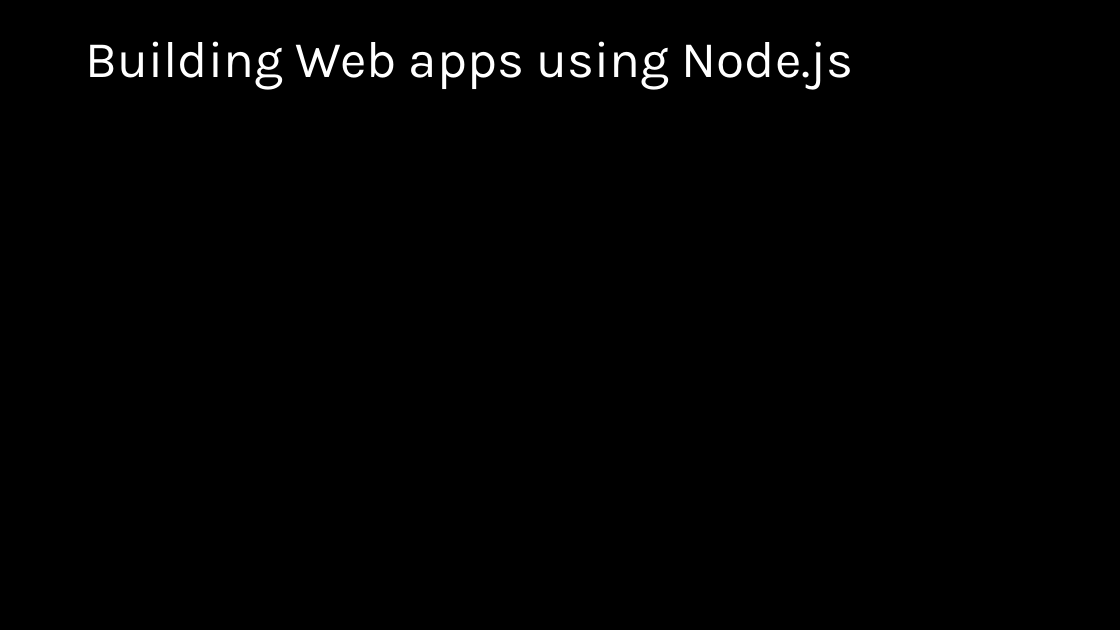
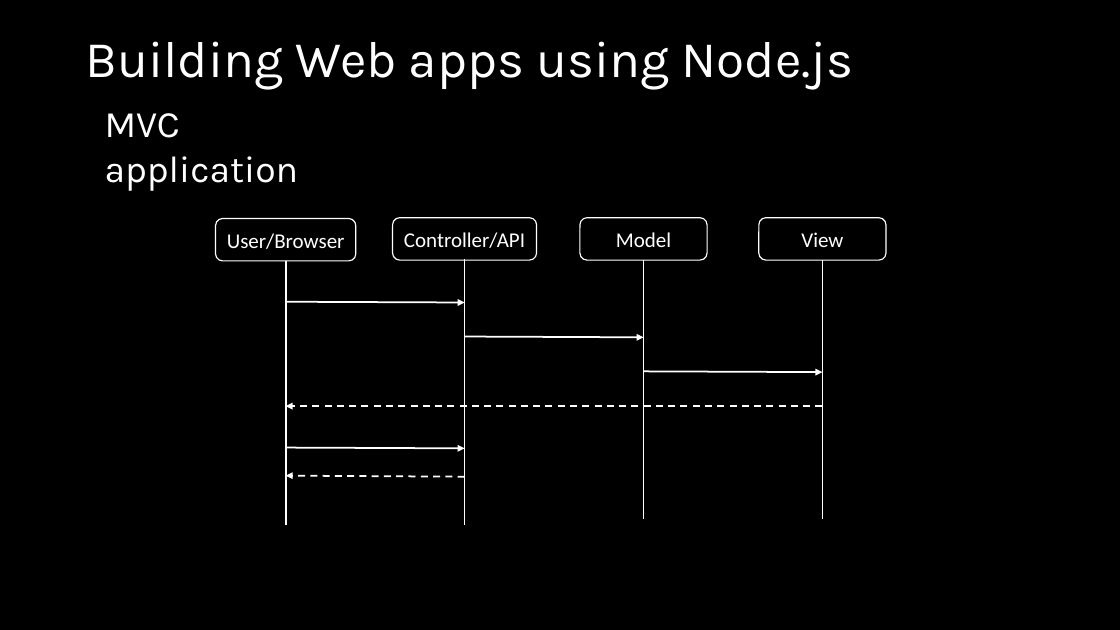
Before and after one commit to wmmihaa/Introduction-to-Node.js, a slide deck: slide 65 of slides/Introduction to Node.js.pptx. Drawn at 1120x630 pixels with LibreOffice and Linux fonts; fonts in the diff are those of the drawing. Boxes give left, top, right and bottom in pixels: in the first picture for what was removed or moved away, otherwise in the second. Text is boxed around its words. In the diff, an @@ line names an element or a change of style, - is before the commit and + after.

Commit message:
Added HOL7 slides

```diff
--- a/slides/Introduction to Node.js.pptx
+++ b/slides/Introduction to Node.js.pptx
@@ text added at (105,113,299,191), 32 pt, text #FFFFFF @@
+MVC application
@@ rounded rectangle added at (216,218,356,260), outline #FFFFFF 1 pt, 18 pt, text #FFFFFF @@
+User/Browser
@@ rounded rectangle added at (392,218,536,260), outline #FFFFFF 1 pt, 18 pt, text #FFFFFF @@
+Controller/API
@@ rounded rectangle added at (580,218,707,260), outline #FFFFFF 1 pt, 18 pt, text #FFFFFF @@
+Model
@@ rounded rectangle added at (759,218,886,260), outline #FFFFFF 1 pt, 18 pt, text #FFFFFF @@
+View
@@ line added from (286, 261) to (286, 525), #FFFFFF 1.5 pt @@
@@ line added from (465, 260) to (465, 525), #FFFFFF 1.5 pt @@
@@ line added from (644, 260) to (644, 519), #FFFFFF 1.5 pt @@
@@ line added from (823, 260) to (823, 519), #FFFFFF 1.5 pt @@
@@ arrow added from (286, 302) to (465, 302), #FFFFFF 1.5 pt @@
@@ arrow added from (465, 337) to (644, 338), #FFFFFF 1.5 pt @@
@@ arrow added from (644, 371) to (823, 372), #FFFFFF 1.5 pt @@
@@ arrow added from (823, 407) to (286, 407), #FFFFFF 1.5 pt dashed @@
@@ arrow added from (286, 448) to (465, 449), #FFFFFF 1.5 pt @@
@@ arrow added from (465, 476) to (286, 476), #FFFFFF 1.5 pt dashed @@
```
Also in this commit, not shown: 6 other slides changed, 7 slides added, 1 other file.
